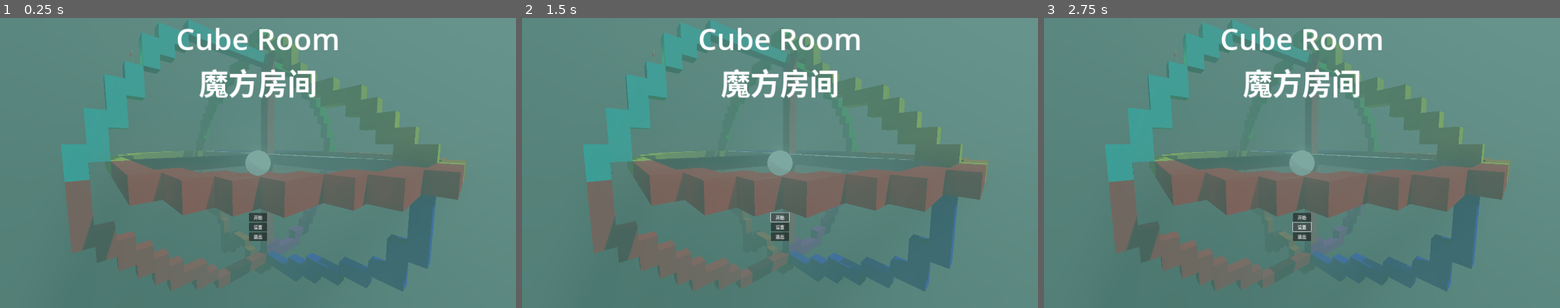
Above: before the commit, frames 1-3 (left to right).
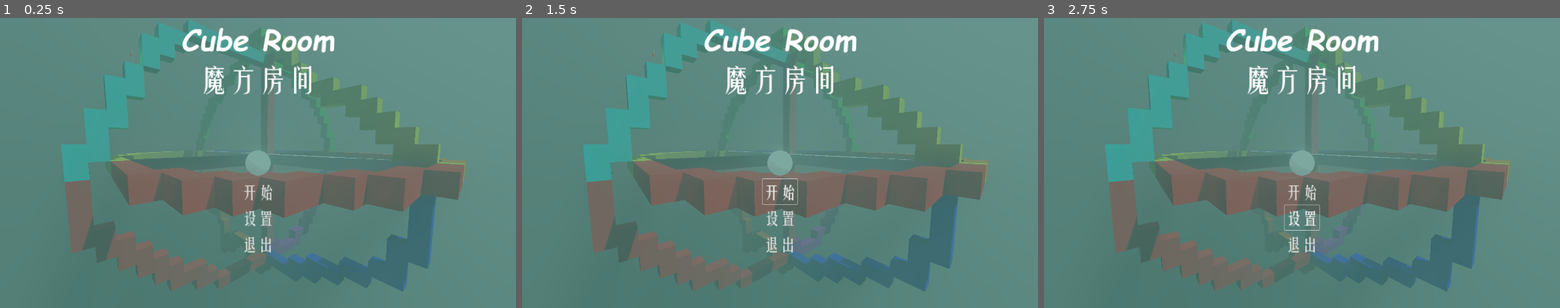
Above: after the commit, the same moments.

Repository: linyangqi/cube_room-godot
Game: Godot game, scene res://menu/main/menu.tscn
Same seed, same stepped clock (60 frames per second), same inputs: the game is played once before the commit and once after it.
Inputs:
- Up to frame 1 (0.25 s): no input
- Up to frame 2 (1.5 s): click "开始" at 0.5 s; click "开始" at 1.25 s
- Up to frame 3 (2.75 s): click "设置" at 2 s

The runs differ from the first frame. In frame 1, 3.3% of the frame differs, in the area x 34-66%, y 3-81%; in frame 2, 3.4%; in frame 3, 3.4%.
Error in both runs: Invalid call. Nonexistent function 'change_scene' in base 'SceneTree'. (res://menu/main/menu.tscn::GDScript_iq7tr:6)

Commit message:
更新到适应godot 4.0 beta 1版本

Diff:
--- a/魔方房间Cube_Room/menu/level_select/level_select.tscn
+++ b/魔方房间Cube_Room/menu/level_select/level_select.tscn
@@ -1,14 +1,23 @@
-[gd_scene load_steps=5 format=3 uid="uid://kn3j0lfr3peb"]
+[gd_scene load_steps=9 format=3 uid="uid://kn3j0lfr3peb"]
 
+[ext_resource type="FontFile" uid="uid://dv2613jnwxdh0" path="res://menu/theme/fonts/COMICZ.TTF" id="1_477re"]
 [ext_resource type="Theme" uid="uid://b1ksuspm4q4f6" path="res://menu/theme/main_theme.tres" id="1_ubdsp"]
 [ext_resource type="Texture2D" uid="uid://hj6wx4ctsv7r" path="res://menu/main/backgroung_img.png" id="2_f80bu"]
+[ext_resource type="FontFile" uid="uid://d1lpufcnm8bnk" path="res://menu/theme/fonts/FZYTK.TTF" id="2_q38p5"]
 [ext_resource type="PackedScene" uid="uid://beihq54y3rldy" path="res://menu/main/back_to_main_menu.tscn" id="3_ulj0y"]
 [ext_resource type="Script" path="res://menu/main/change_scene_button.gd" id="4_b1dd6"]
+
+[sub_resource type="FontVariation" id="FontVariation_p46w6"]
+base_font = ExtResource("1_477re")
+fallbacks = [ExtResource("2_q38p5")]
+
+[sub_resource type="Theme" id="Theme_7pvab"]
+default_font = SubResource("FontVariation_p46w6")
 
 [node name="LevelSelect" type="Control"]
 anchor_right = 1.0
 anchor_bottom = 1.0
-theme = ExtResource("1_ubdsp")
+theme = SubResource("Theme_7pvab")
 
 [node name="ColorRect" type="ColorRect" parent="."]
 anchor_right = 1.0
@@ -54,58 +63,68 @@
 metadata/_edit_layout_mode = 1
 
 [node name="GridContainer" type="GridContainer" parent="ScrollContainer"]
-offset_right = 210.0
-offset_bottom = 51.0
+offset_right = 305.0
+offset_bottom = 93.0
 theme_override_constants/h_separation = 20
 columns = 6
 
 [node name="1" type="Button" parent="ScrollContainer/GridContainer"]
-offset_right = 26.0
-offset_bottom = 51.0
+offset_right = 45.0
+offset_bottom = 93.0
 grow_horizontal = 2
 grow_vertical = 0
+theme_override_font_sizes/font_size = 60
 text = "1
 "
+flat = true
 script = ExtResource("4_b1dd6")
 scene_path = "res://level/formal_levels/level001.tscn"
 
 [node name="2" type="Button" parent="ScrollContainer/GridContainer"]
-offset_left = 46.0
-offset_right = 72.0
-offset_bottom = 51.0
+offset_left = 65.0
+offset_right = 110.0
+offset_bottom = 93.0
 grow_horizontal = 2
 grow_vertical = 0
+theme_override_font_sizes/font_size = 60
 text = "2
 "
+flat = true
 script = ExtResource("4_b1dd6")
 scene_path = "res://level/formal_levels/level002.tscn"
 
 [node name="3" type="Button" parent="ScrollContainer/GridContainer"]
-offset_left = 92.0
-offset_right = 118.0
-offset_bottom = 51.0
+offset_left = 130.0
+offset_right = 175.0
+offset_bottom = 93.0
 grow_horizontal = 2
 grow_vertical = 0
+theme_override_font_sizes/font_size = 60
 text = "3"
+flat = true
 script = ExtResource("4_b1dd6")
 scene_path = "res://level/formal_levels/level003.tscn"
 
 [node name="4" type="Button" parent="ScrollContainer/GridContainer"]
-offset_left = 138.0
-offset_right = 164.0
-offset_bottom = 51.0
+offset_left = 195.0
+offset_right = 240.0
+offset_bottom = 93.0
 grow_horizontal = 2
 grow_vertical = 0
+theme_override_font_sizes/font_size = 60
 text = "4"
+flat = true
 script = ExtResource("4_b1dd6")
 scene_path = "res://level/formal_levels/level004.tscn"
 
 [node name="5" type="Button" parent="ScrollContainer/GridContainer"]
-offset_left = 184.0
-offset_right = 210.0
-offset_bottom = 51.0
+offset_left = 260.0
+offset_right = 305.0
+offset_bottom = 93.0
 grow_horizontal = 2
 grow_vertical = 0
+theme_override_font_sizes/font_size = 60
 disabled = true
 text = "5"
+flat = true
 script = ExtResource("4_b1dd6")
--- a/魔方房间Cube_Room/menu/main/back_to_main_menu.tscn
+++ b/魔方房间Cube_Room/menu/main/back_to_main_menu.tscn
@@ -1,7 +1,15 @@
-[gd_scene load_steps=5 format=3 uid="uid://beihq54y3rldy"]
+[gd_scene load_steps=8 format=3 uid="uid://beihq54y3rldy"]
 
-[ext_resource type="Theme" uid="uid://b1ksuspm4q4f6" path="res://menu/theme/main_theme.tres" id="1_3ri20"]
+[ext_resource type="FontFile" uid="uid://dv2613jnwxdh0" path="res://menu/theme/fonts/COMICZ.TTF" id="1_0rljr"]
 [ext_resource type="Script" path="res://menu/main/change_scene_button.gd" id="1_5qd47"]
+[ext_resource type="FontFile" uid="uid://d1lpufcnm8bnk" path="res://menu/theme/fonts/FZYTK.TTF" id="2_na3rw"]
+
+[sub_resource type="FontVariation" id="FontVariation_p46w6"]
+base_font = ExtResource("1_0rljr")
+fallbacks = [ExtResource("2_na3rw")]
+
+[sub_resource type="Theme" id="Theme_r02lh"]
+default_font = SubResource("FontVariation_p46w6")
 
 [sub_resource type="InputEventKey" id="InputEventKey_7x8o1"]
 physical_keycode = 16777217
@@ -20,9 +28,10 @@
 offset_bottom = -79.0
 grow_horizontal = 2
 grow_vertical = 0
-theme = ExtResource("1_3ri20")
-theme_override_font_sizes/font_size = 20
+theme = SubResource("Theme_r02lh")
+theme_override_font_sizes/font_size = 60
 shortcut = SubResource("Shortcut_rgjn7")
 text = "返回主菜单（ESC）"
+flat = true
 script = ExtResource("1_5qd47")
 scene_path = "res://menu/main/menu.tscn"
--- a/魔方房间Cube_Room/menu/main/menu.tscn
+++ b/魔方房间Cube_Room/menu/main/menu.tscn
@@ -1,8 +1,16 @@
-[gd_scene load_steps=5 format=3 uid="uid://d3bqj58eg1aur"]
+[gd_scene load_steps=8 format=3 uid="uid://d3bqj58eg1aur"]
 
-[ext_resource type="Theme" uid="uid://b1ksuspm4q4f6" path="res://menu/theme/main_theme.tres" id="1_clhnj"]
+[ext_resource type="FontFile" uid="uid://dv2613jnwxdh0" path="res://menu/theme/fonts/COMICZ.TTF" id="1_62kwq"]
 [ext_resource type="Texture2D" uid="uid://hj6wx4ctsv7r" path="res://menu/main/backgroung_img.png" id="2_7a03g"]
+[ext_resource type="FontFile" uid="uid://d1lpufcnm8bnk" path="res://menu/theme/fonts/FZYTK.TTF" id="2_a0f25"]
 [ext_resource type="Script" path="res://menu/main/exit_button.gd" id="4_p1dgg"]
+
+[sub_resource type="FontVariation" id="FontVariation_p46w6"]
+base_font = ExtResource("1_62kwq")
+fallbacks = [ExtResource("2_a0f25")]
+
+[sub_resource type="Theme" id="Theme_bllg7"]
+default_font = SubResource("FontVariation_p46w6")
 
 [sub_resource type="GDScript" id="GDScript_iq7tr"]
 script/source = "extends Button
@@ -16,7 +24,7 @@
 [node name="Menu" type="Control"]
 anchor_right = 1.0
 anchor_bottom = 1.0
-theme = ExtResource("1_clhnj")
+theme = SubResource("Theme_bllg7")
 
 [node name="ColorRect" type="ColorRect" parent="."]
 anchor_right = 1.0
@@ -51,28 +59,33 @@
 offset_bottom = -193.0
 grow_horizontal = 2
 grow_vertical = 0
-theme = ExtResource("1_clhnj")
+metadata/_edit_group_ = true
 metadata/_edit_layout_mode = 1
-metadata/_edit_group_ = true
 
 [node name="Start" type="Button" parent="VBoxContainer"]
-offset_right = 68.0
-offset_bottom = 51.0
+offset_right = 128.0
+offset_bottom = 93.0
+theme_override_font_sizes/font_size = 60
 text = "开始"
+flat = true
 script = SubResource("GDScript_iq7tr")
 scene_path = "res://menu/level_select/level_select.tscn"
 
 [node name="Settings" type="Button" parent="VBoxContainer"]
-offset_top = 55.0
-offset_right = 68.0
-offset_bottom = 106.0
+offset_top = 97.0
+offset_right = 128.0
+offset_bottom = 190.0
+theme_override_font_sizes/font_size = 60
 text = "设置"
+flat = true
 script = SubResource("GDScript_iq7tr")
 scene_path = "res://menu/settings/settings.tscn"
 
 [node name="Exit" type="Button" parent="VBoxContainer"]
-offset_top = 110.0
-offset_right = 68.0
-offset_bottom = 161.0
+offset_top = 194.0
+offset_right = 128.0
+offset_bottom = 287.0
+theme_override_font_sizes/font_size = 60
 text = "退出"
+flat = true
 script = ExtResource("4_p1dgg")
--- a/魔方房间Cube_Room/menu/theme/main_theme.tres
+++ b/魔方房间Cube_Room/menu/theme/main_theme.tres
@@ -1,12 +1,6 @@
-[gd_resource type="Theme" load_steps=4 format=3 uid="uid://b1ksuspm4q4f6"]
+[gd_resource type="Theme" load_steps=2 format=3 uid="uid://b1ksuspm4q4f6"]
 
-[ext_resource type="FontData" uid="uid://d3yyn134pfkgg" path="res://menu/theme/fonts/COMICZ.TTF" id="1_ax2rg"]
-[ext_resource type="FontData" uid="uid://cnc0g8bukamkd" path="res://menu/theme/fonts/FZYTK.TTF" id="2_fyldo"]
-
-[sub_resource type="Font" id="Font_0jwqe"]
-data/0 = ExtResource("1_ax2rg")
-data/1 = ExtResource("2_fyldo")
+[ext_resource type="FontFile" uid="uid://dv2613jnwxdh0" path="res://menu/theme/fonts/COMICZ.TTF" id="1_ax2rg"]
 
 [resource]
-default_font = SubResource("Font_0jwqe")
-default_font_size = 30
+default_font = ExtResource("1_ax2rg")
Not shown, changed: 魔方房间Cube_Room/menu/theme/fonts/COMICZ.TTF.import
Not shown, changed: 魔方房间Cube_Room/menu/theme/fonts/FZYTK.TTF.import
